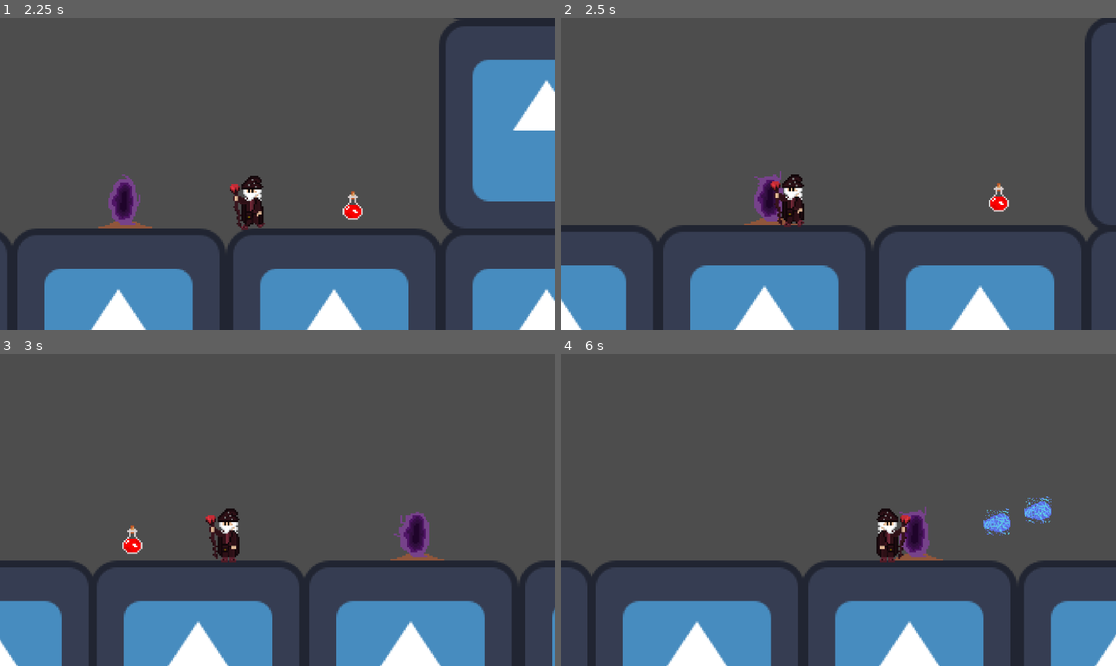
Above: before the commit, frames 1-4 (two rows, left to right).
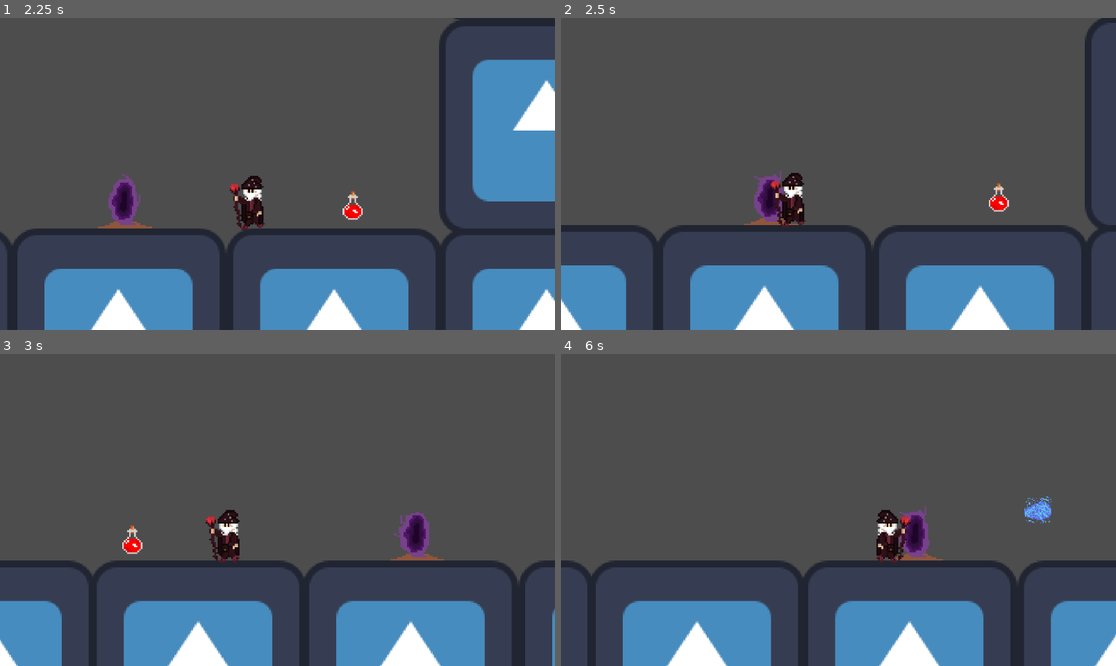
Above: after the commit, the same moments.

Repository: zSelimReborn/Project-Unitum
Game: Godot game, scene res://scenes/debug.tscn
The game is run twice, just before and just after one commit, with the same random seed, the same clock (stepped at 60 frames per second) and the same inputs. The engine's default icon, where the game draws it, is replaced by a stand-in: a white triangle on a blue panel in a dark square.
Inputs (mouse positions are in pixels of both pictures, inside the frame that each line leads up to):
- Up to frame 1 (2.25 s): move the mouse to (249, 236) at 0.52 s; press the mouse at (249, 236) at 0.53 s; hold D (move_right) 0.53-2.03 s; tap Space (jump) at 0.77, 1.52 s; move the mouse to (444, 220) at 1.27 s; release the mouse at (444, 220) at 1.28 s; tap 1 (change_element) at 1.35 s; click (444, 220) at 1.55 s; move the mouse to (111, 127) at 2.02 s; press the mouse at (111, 127) at 2.03 s; hold Left (move_left) from 2.03 s (still down)
- Up to frame 2 (2.5 s): keep holding Left (move_left)
- Up to frame 3 (3 s): keep holding Left (move_left); move the mouse to (305, 510) at 2.77 s; release the mouse at (305, 510) at 2.78 s; tap E (interact) at 2.85 s
- Up to frame 4 (6 s): tap Space (jump) at 3.02, 3.77, 4.52 s; click (866, 510) at 3.05 s; move the mouse to (755, 432) at 3.52 s; hold Right mouse button (take) 3.53-4.28 s; click (755, 432) at 3.8 s; move the mouse to (960, 494) at 4.27 s; release Left (move_left) at 4.28 s; hold D (move_right) from 4.28 s (still down); tap 2 at 4.35 s; click (960, 494) at 4.55 s; move the mouse to (727, 525) at 5.02 s; press the mouse at (727, 525) at 5.03 s; tap 3 at 5.1 s; move the mouse to (894, 441) at 5.77 s; release the mouse at (894, 441) at 5.78 s; tap 4 at 5.85 s

Frame 1 is identical in both runs. In frame 2, 0.2% of the frame differs, in the area x 39-45%, y 49-68%; in frame 3, 0.3%; in frame 4, 0.6%, in the area x 56-81%, y 49-67%.

Commit message:
Projectile fire rate

Diff:
--- a/blueprints/characters/player.tscn
+++ b/blueprints/characters/player.tscn
@@ -58,6 +58,7 @@
 water_ball_class = ExtResource("3_25mov")
 earth_ball_class = ExtResource("4_0y7ly")
 air_ball_class = ExtResource("5_0qfmo")
+fire_rate = 0.7
 walk_speed = 250.0
 jump_velocity = -220.0
 max_health = 100.0
@@ -91,3 +92,7 @@
 
 [node name="BottomMarker" type="Marker2D" parent="BottomAnchor"]
 position = Vector2(15, 0)
+
+[node name="FireRateTimer" type="Timer" parent="."]
+
+[connection signal="timeout" from="FireRateTimer" to="." method="_on_fire_rate_timeout"]
--- a/scripts/player.gd
+++ b/scripts/player.gd
@@ -7,12 +7,14 @@
 @onready var bottom_marker = $BottomAnchor/BottomMarker
 @onready var top_anchor = $TopAnchor
 @onready var bottom_anchor = $BottomAnchor
+@onready var fire_rate_timer = $FireRateTimer
 
 #Properties
 @export var fire_ball_class : PackedScene
 @export var water_ball_class : PackedScene
 @export var earth_ball_class : PackedScene
 @export var air_ball_class : PackedScene
+@export var fire_rate : float = 0.5
 
 #Variables
 var current_element : Types.Elements = Types.Elements.FIRE
@@ -20,6 +22,7 @@
 var element_abilities = {}
 var current_interactable : BaseInteractable = null
 var marker = null
+var can_shoot = true
 
 var element_input_mapping = {
 	KEY_1: Types.Elements.FIRE,
@@ -47,6 +50,9 @@
 		take_damage(10)
 
 func fire():
+	if not can_shoot:
+		printerr("unable to fire, cooldown")
+		return
 	if marker == null:
 		printerr("unable to fire, no marker")
 		return
@@ -59,6 +65,8 @@
 	projectile.instigator = self
 	projectile.transform = marker.global_transform
 	sprite.play("attack")
+	can_shoot = false
+	fire_rate_timer.start()
 
 func change_element(keycode):
 	if not element_input_mapping.has(keycode):
@@ -102,6 +110,7 @@
 	Input.set_mouse_mode(Input.MOUSE_MODE_HIDDEN)
 	setup_projectiles()
 	select_marker(false)
+	setup_fire_rate()
 
 func setup_projectiles():
 	element_abilities = {
@@ -111,6 +120,14 @@
 		Types.Elements.AIR: air_ball_class
 	}
 
+func setup_fire_rate():
+	fire_rate_timer.one_shot = true
+	fire_rate_timer.wait_time = fire_rate
+	fire_rate_timer.stop()
+
+func _on_fire_rate_timeout():
+	can_shoot = true
+
 func select_marker(left: bool):
 	var rotation = 180 if left else 0
 	var selected_anchor = bottom_anchor if is_shadow() else top_anchor
